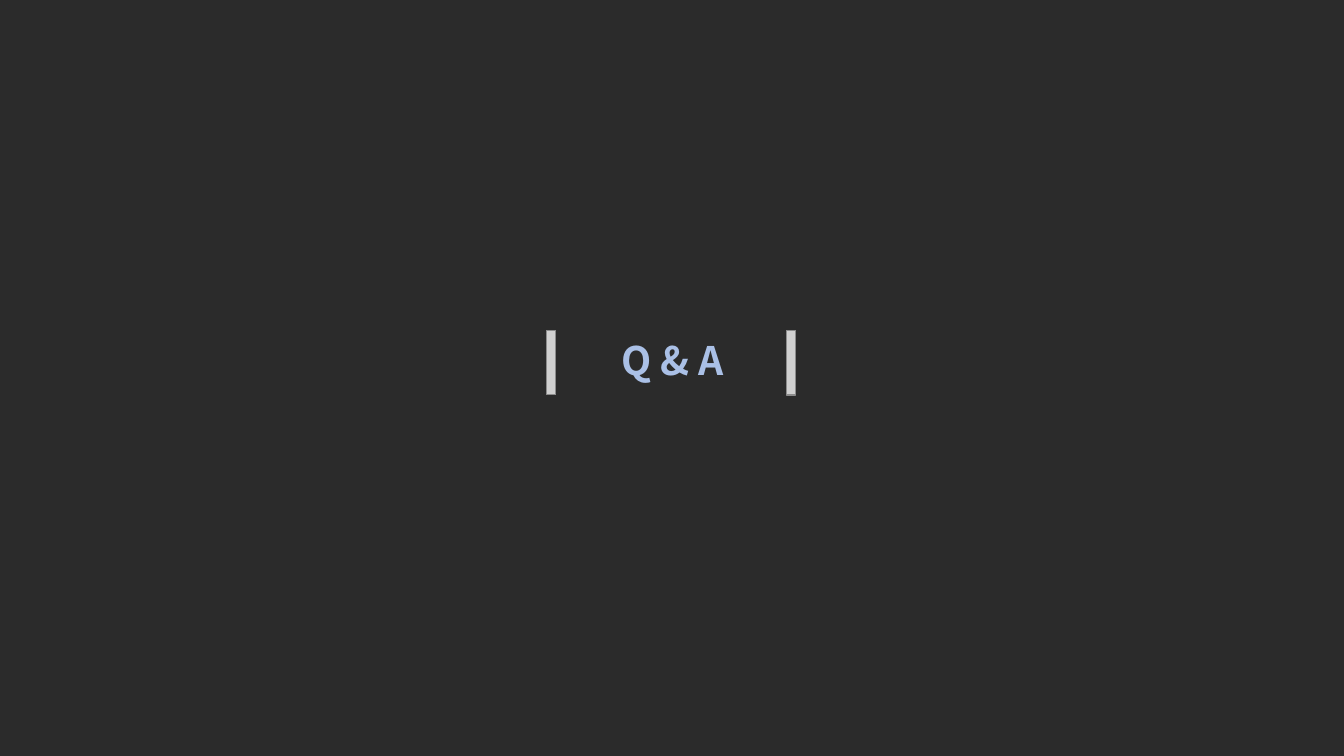
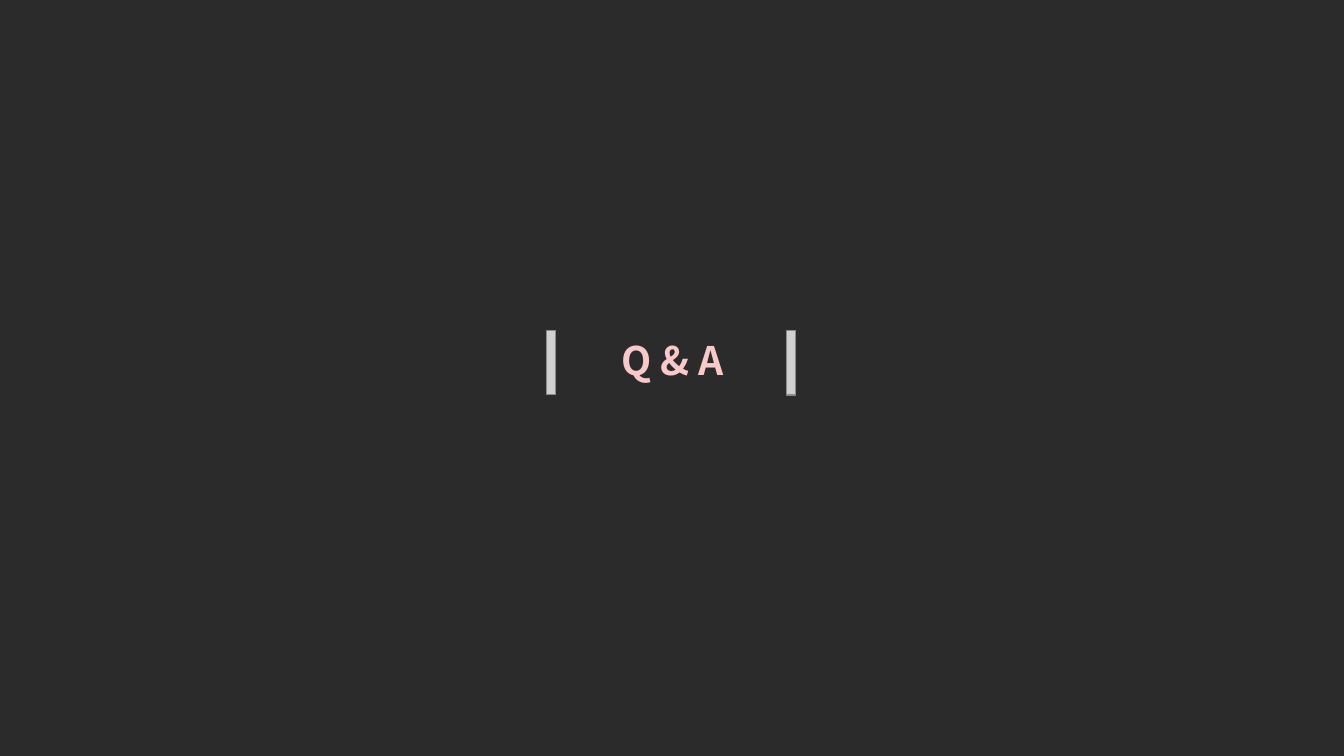
Before and after one commit to jinujeon/ICE_CAP, a slide deck: slide 13 of Docs/최종발표1.pptx (slide 19 before the commit). Drawn at 1344x756 pixels with LibreOffice and Linux fonts; fonts in the diff are those of the drawing; grey boxes stand for pictures; background and template pictures are left out; a plain dark background stands for a picture behind light text. Boxes give left, top, right and bottom in pixels: in the first picture for what was removed or moved away, otherwise in the second. Text is boxed around its words. In the diff, an @@ line names an element or a change of style, - is before the commit and + after.

```diff
--- a/Docs/최종발표1.pptx
+++ b/Docs/최종발표1.pptx
@@ text "Q & A" at [622,345,723,383]: text colour #AAC0E6 to #F7C9C9 @@
```
Also in this commit, not shown: 5 other slides changed, 7 slides added, 13 slides removed.
